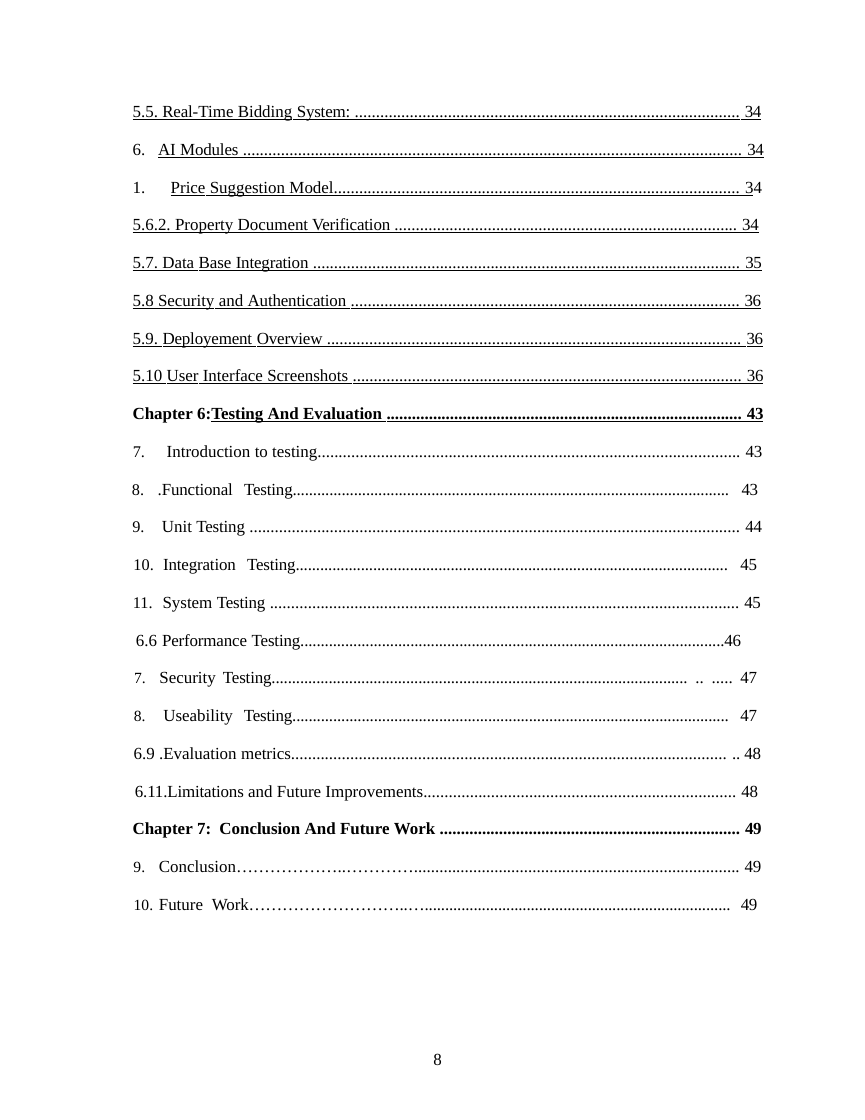
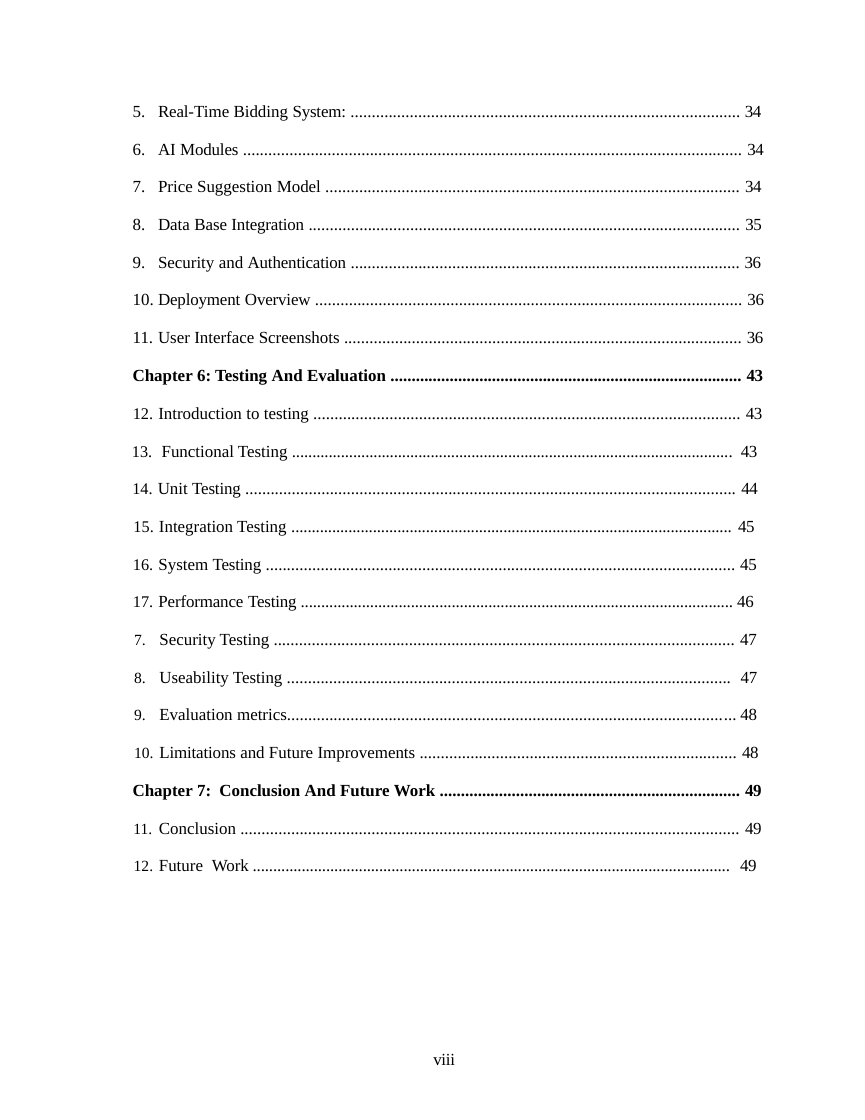
Before and after one commit to Hasnain-malikk/Auction-abode-frontend, a slide deck: slide 8 of Final Docu Auction.pptx. Drawn at 865x1120 pixels with LibreOffice and Linux fonts; fonts in the diff are those of the drawing. Boxes give left, top, right and bottom in pixels: in the first picture for what was removed or moved away, otherwise in the second. Text is boxed around its words. In the diff, an @@ line names an element or a change of style, - is before the commit and + after.

Commit message:
Documentation modified

```diff
--- a/Final Docu Auction.pptx
+++ b/Final Docu Auction.pptx
@@ text at bbox=[158, 105, 762, 121]: text changed @@
-5.5. Real-Time Bidding System: ........................................................................................... 34
+5. Real-Time Bidding System: ............................................................................................ 34
@@ text at bbox=[158, 143, 764, 574]: underline off in "AI Modules ................................................. ..."; indent changed @@
@@ text at bbox=[133, 180, 764, 461]: text changed @@
-    1. Price Suggestion Model................................................................................................ 34
-5.6.2. Property Document Verification ................................................................................. 34
-5.7. Data Base Integration ..................................................................................................... 35
-5.8 Security and Authentication ............................................................................................ 36
-5.9. Deployement Overview .................................................................................................. 36
-5.10 User Interface Screenshots ............................................................................................ 36
-Chapter 6:Testing And Evaluation .................................................................................... 43
-  1. Introduction to testing.................................................................................................... 43
-  2. .Functional Testing........................................................................................................... 43
+  7. Price Suggestion Model .................................................................................................. 34
+  8. Data Base Integration ...................................................................................................... 35
+  9. Security and Authentication ............................................................................................ 36
+  10. Deployment Overview ..................................................................................................... 36
+  11. User Interface Screenshots .............................................................................................. 36
+Chapter 6: Testing And Evaluation ................................................................................... 43
+  1. Introduction to testing ..................................................................................................... 43
+  2. Functional Testing ............................................................................................................ 43
@@ text at bbox=[159, 521, 755, 536]: text changed @@
-  4. Integration Testing.......................................................................................................... 45
+  4. Integration Testing ............................................................................................................ 45
@@ text at bbox=[158, 595, 759, 762]: text changed @@
-6.6 Performance Testing........................................................................................................46
-  7. Security Testing...................................................................................................... .. ..... 47
-  8. Useability Testing........................................................................................................... 47
-6.9 .Evaluation metrics....................................................................................................... .. 48
-6.11.Limitations and Future Improvements.......................................................................... 48
+  6. Performance Testing .......................................................................................................... 46
+  7. Security Testing ............................................................................................................. 47
+  8. Useability Testing ......................................................................................................... 47
+  9. Evaluation metrics.......................................................................................................... 48
+  10. Limitations and Future Improvements ........................................................................... 48
@@ text at bbox=[159, 822, 762, 871]: text changed @@
-  1. Conclusion………………..…………............................................................................. 49
-  2. Future Work………………………..…........................................................................... 49
+  1. Conclusion ...................................................................................................................... 49
+  2. Future Work ..................................................................................................................... 49
@@ text at bbox=[433, 1054, 455, 1065]: text changed @@
-8
+viii
```
Also in this commit, not shown: 47 other slides changed, 2 other files.
